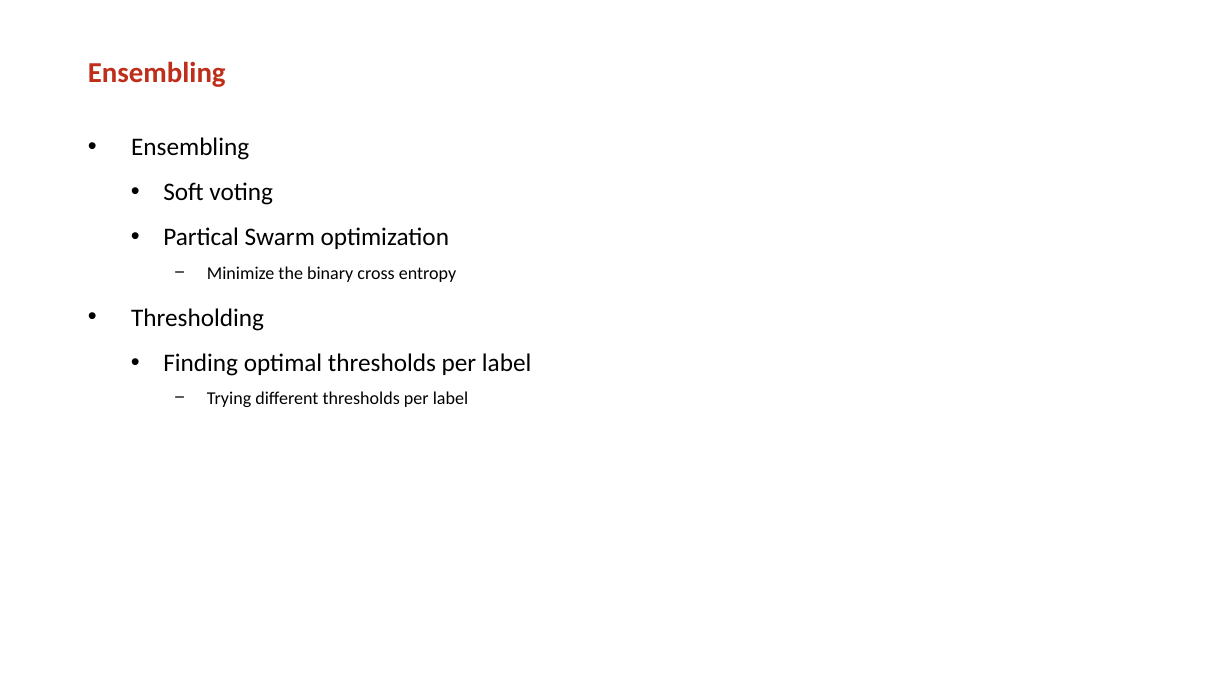
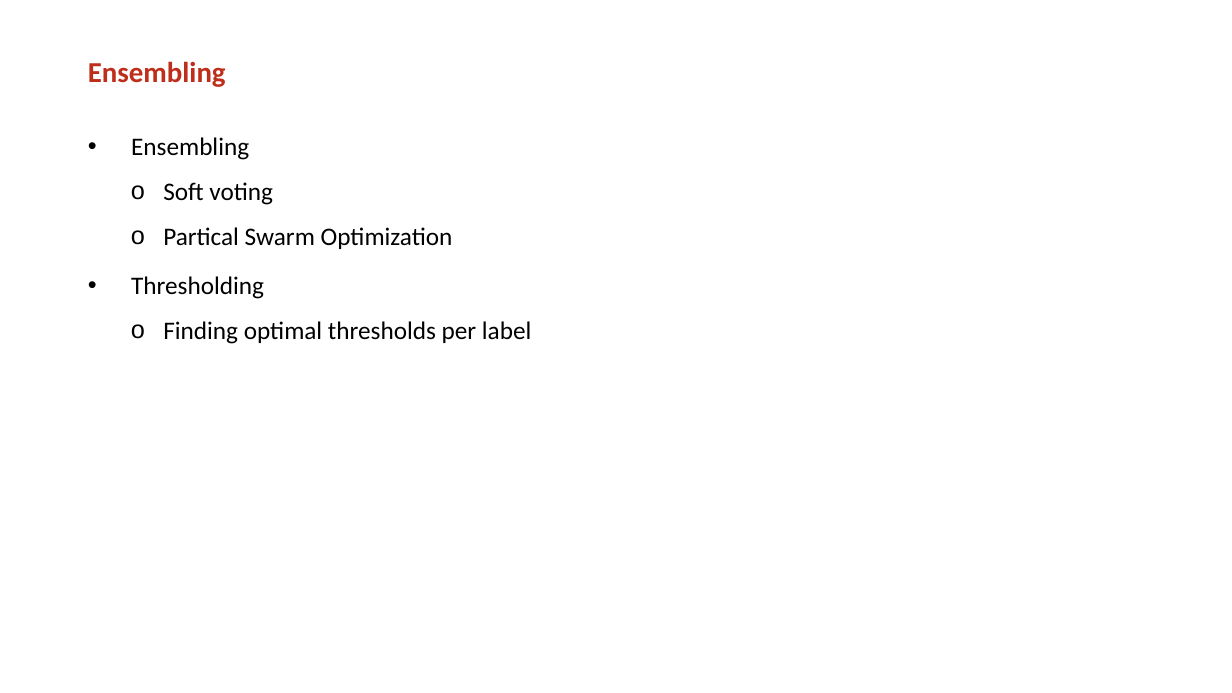
Before and after one commit to mickvanhulst/imaterialist_kaggle, a slide deck: slide 7 of presentation/final_presentation.pptx. Drawn at 1232x693 pixels with LibreOffice and Linux fonts; fonts in the diff are those of the drawing; background and template pictures are left out. Boxes give left, top, right and bottom in pixels: in the first picture for what was removed or moved away, otherwise in the second. Text is boxed around its words. In the diff, an @@ line names an element or a change of style, - is before the commit and + after.

Commit message:
final presentation, final version

```diff
--- a/presentation/final_presentation.pptx
+++ b/presentation/final_presentation.pptx
@@ text at (x1=163, y1=182, x2=531, y2=344): bullet • to o @@
@@ text at (x1=163, y1=227, x2=453, y2=249): text changed; size 20 to 28 pt @@
-  • Partical Swarm optimization
-    − Minimize the binary cross entropy
+  o Partical Swarm Optimization
@@ text at (x1=207, y1=391, x2=468, y2=407): paragraph removed @@
-    − Trying different thresholds per label
```
Also in this commit, not shown: 3 other slides changed.
